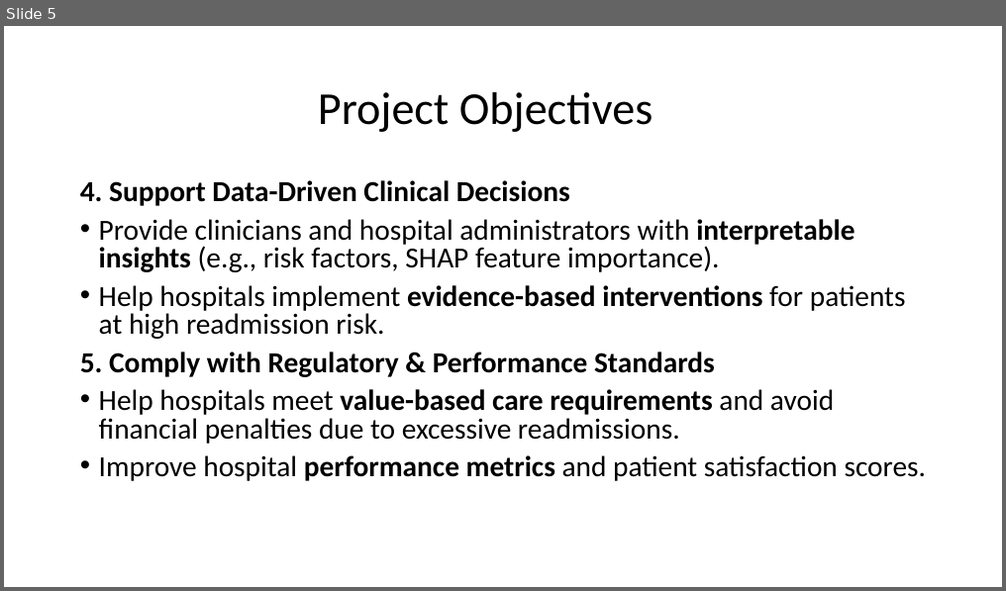
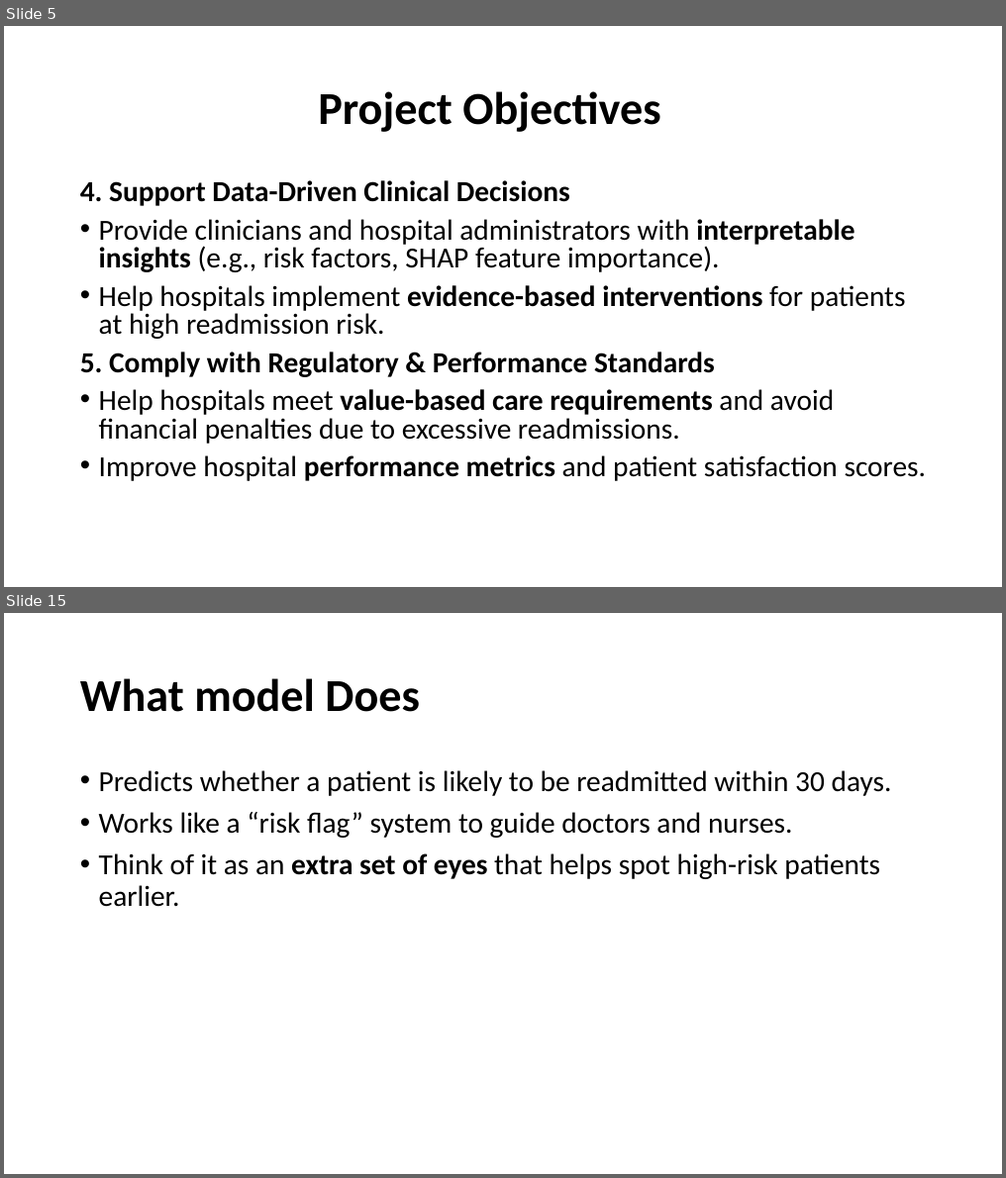
Before and after one commit to MburuMr/Diabetes-Readmission-Prediction, a slide deck: Presentation2.pptx. Shown one above the other, each under a label of ours: slide 5 before the commit, slides 5 and 15 after it; the slides between them are not shown. The pictures are 1006x591 and 1006x1178 pixels, drawn with LibreOffice and Linux fonts; fonts in the diff are those of the drawing. Boxes give left, top, right and bottom in pixels: in the first picture for what was removed or moved away, otherwise in the second. Text is boxed around its words. In the diff, an @@ line names an element or a change of style, - is before the commit and + after.

```diff
--- a/Presentation2.pptx
+++ b/Presentation2.pptx
@@ slide 15 added at (x1=4, y1=613, x2=1002, y2=1174), background #FFFFFF @@
@@ title added at (x1=80, y1=678, x2=420, y2=712), 44 pt, text #000000, bold @@
+What model Does
@@ text added at (x1=99, y1=770, x2=892, y2=907), 28 pt, text #000000 @@
+• Predicts whether a patient is likely to be readmitted within 30 days.
+• Works like a “risk flag” system to guide doctors and nurses.
+• Think of it as an extra set of eyes that helps spot high-risk patients earlier.
@@ slide 5 changed as well @@
@@ title "Project Objectives" at (x1=318, y1=91, x2=660, y2=132): bold on @@
```
Also in this commit, not shown: 4 other slides changed, 12 other slides added, 1 slide removed.
